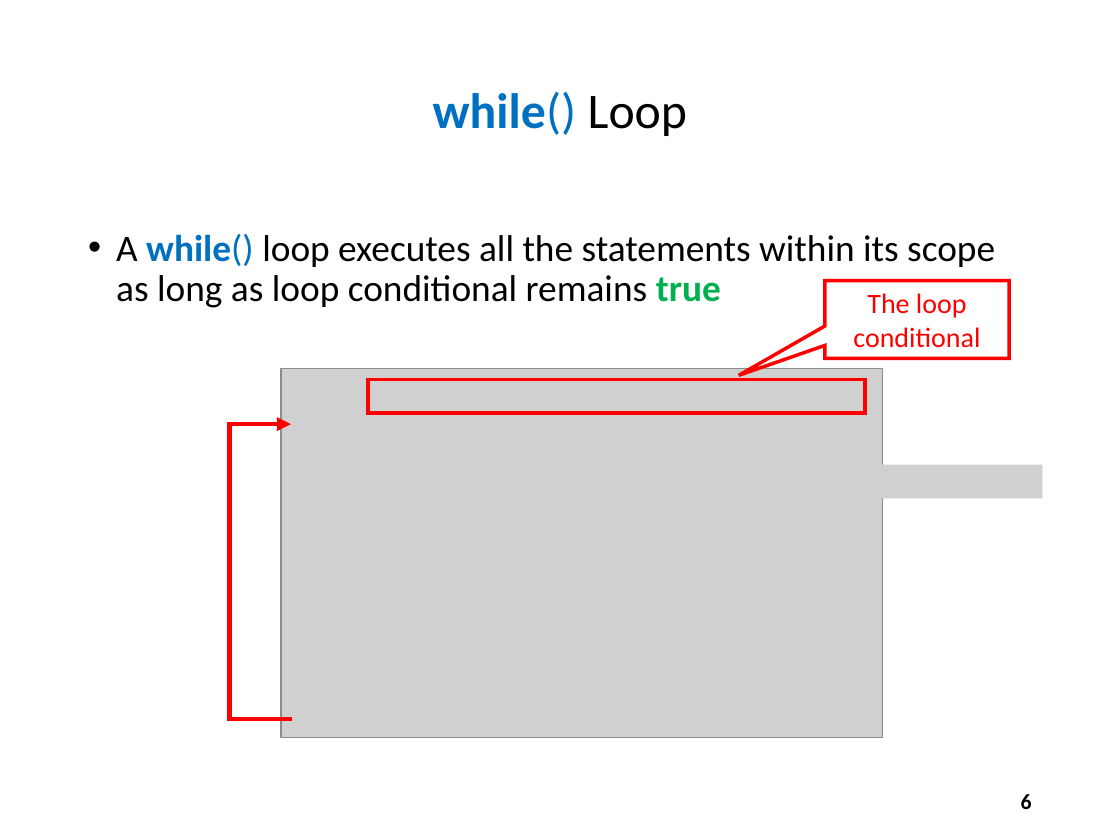
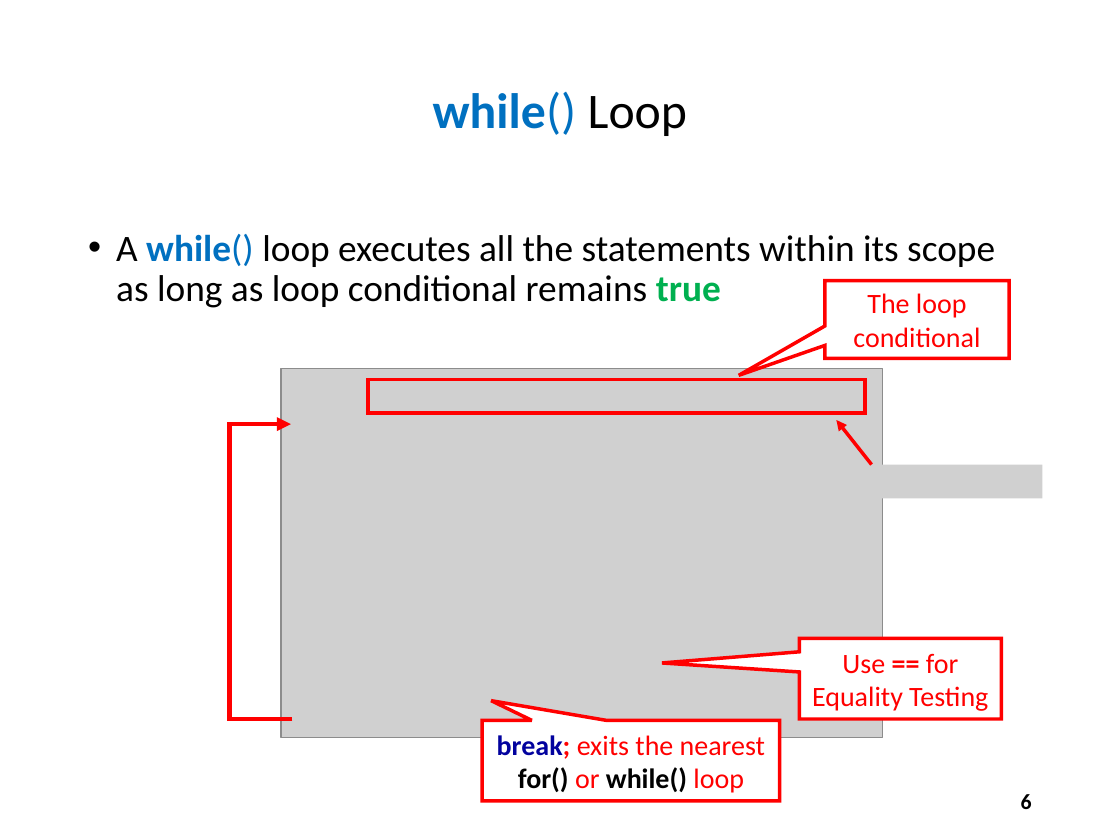
Before and after one commit to dbiersach/scicomp301-cpp-linux, a slide deck: slide 6 of session03/Session 03 - Loops, Conditionals, Modulus.pptx. Drawn at 1120x840 pixels with LibreOffice and Linux fonts; fonts in the diff are those of the drawing; grey boxes stand for pictures. Boxes give left, top, right and bottom in pixels: in the first picture for what was removed or moved away, otherwise in the second. Text is boxed around its words. In the diff, an @@ line names an element or a change of style, - is before the commit and + after.

```diff
--- a/session03/Session 03 - Loops, Conditionals, Modulus.pptx
+++ b/session03/Session 03 - Loops, Conditionals, Modulus.pptx
@@ arrow added from (871, 465) to (837, 420), #FF0000 2.25 pt @@
@@ speech box added at (800, 638, 1001, 719), fill #FFFFFF, outline #FF0000 2.25 pt, 18 pt, text #FF0000 @@
+Use == for Equality Testing
@@ speech box added at (483, 720, 781, 801), fill #FFFFFF, outline #FF0000 2.25 pt, 18 pt, text #FF0000 @@
+break; exits the nearest for() or while() loop
```
Also in this commit, not shown: 11 other slides changed, 1 slide removed, 1 other file.
